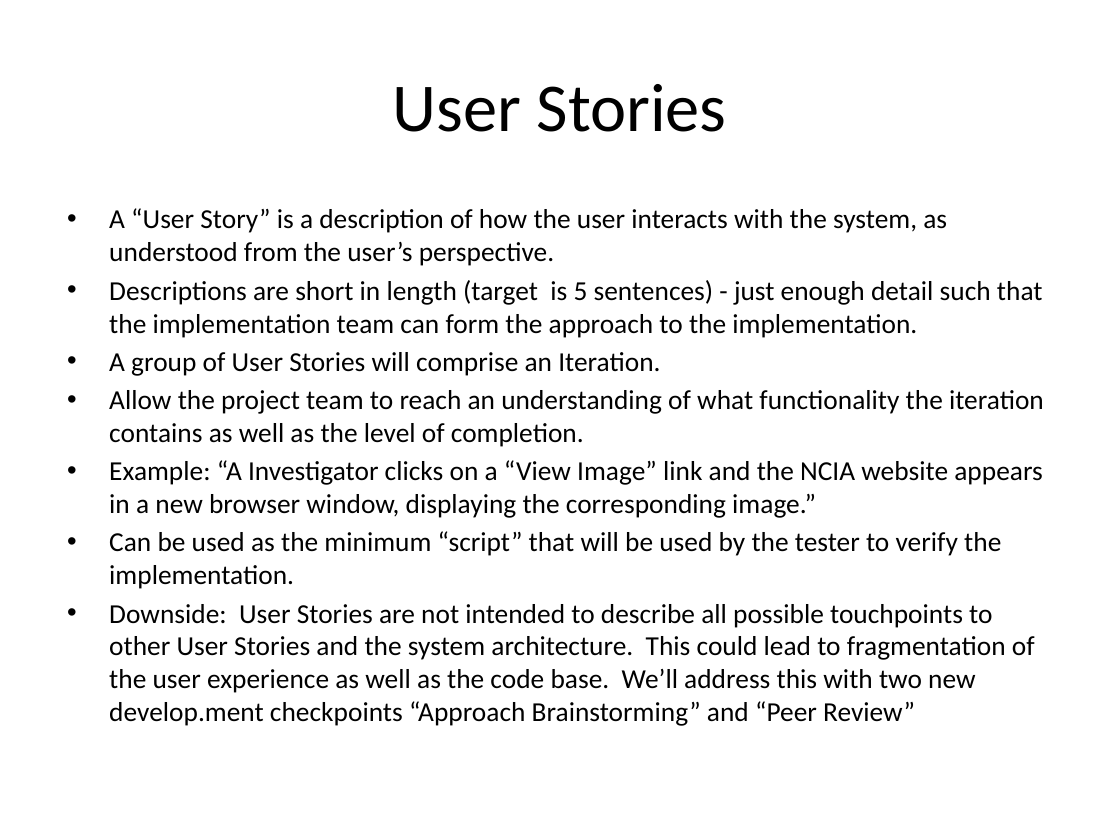
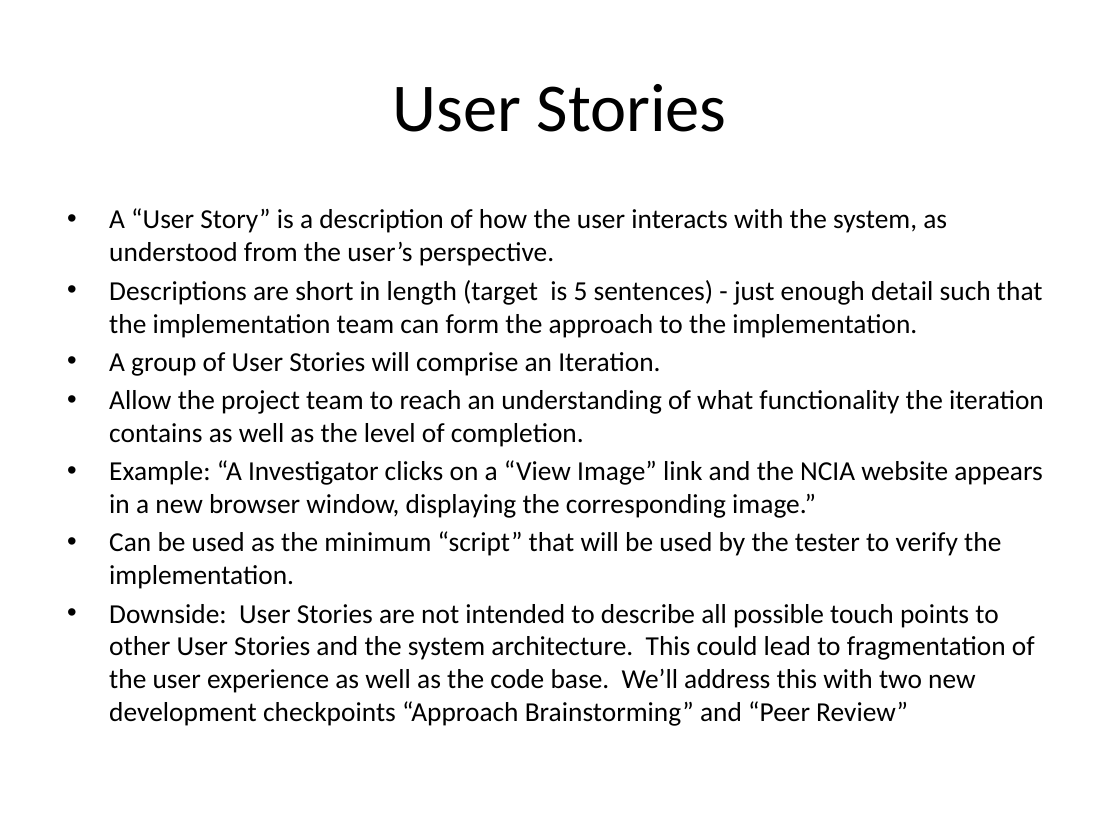
Before and after one commit to NCIP/caintegrator, a slide deck: slide 4 of docs/project_management/internal_meetings/caI2 – Iteration c1 - kickoff meeting.pptx. Drawn at 1120x840 pixels with LibreOffice and Linux fonts; fonts in the diff are those of the drawing. Boxes give left, top, right and bottom in pixels: in the first picture for what was removed or moved away, otherwise in the second. Text is boxed around its words. In the diff, an @@ line names an element or a change of style, - is before the commit and + after.

Commit message:
Fixed several typos.  No new material.

```diff
--- a/docs/project_management/internal_meetings/caI2 – Iteration c1 - kickoff meeting.pptx
+++ b/docs/project_management/internal_meetings/caI2 – Iteration c1 - kickoff meeting.pptx
@@ text at <box>109,604,1035,726</box>: text changed @@
-• Downside: User Stories are not intended to describe all possible touchpoints to other User Stories and the system architecture. This could lead to fragmentation of the user experience as well as the code base. We’ll address this with two new develop.ment checkpoints “Approach Brainstorming” and “Peer Review”
+• Downside: User Stories are not intended to describe all possible touch points to other User Stories and the system architecture. This could lead to fragmentation of the user experience as well as the code base. We’ll address this with two new development checkpoints “Approach Brainstorming” and “Peer Review”
```
Also in this commit, not shown: 4 other slides changed.
